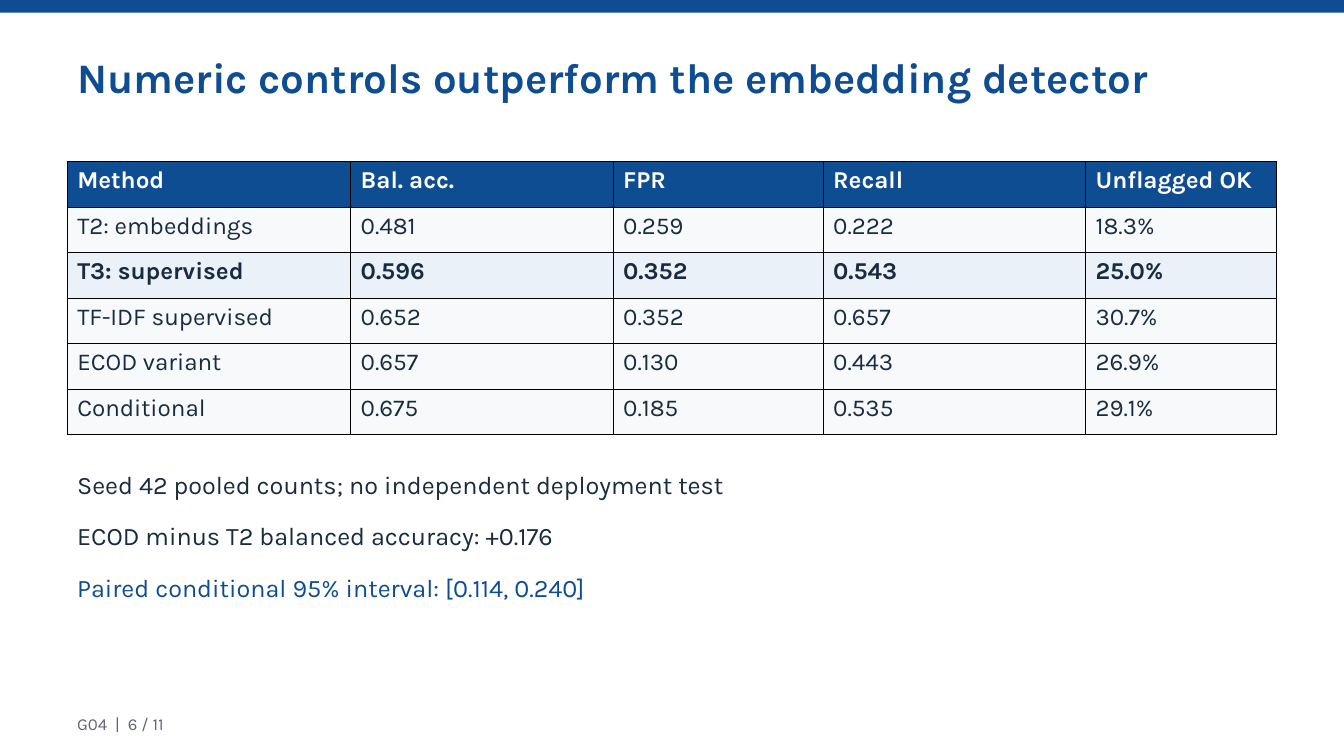
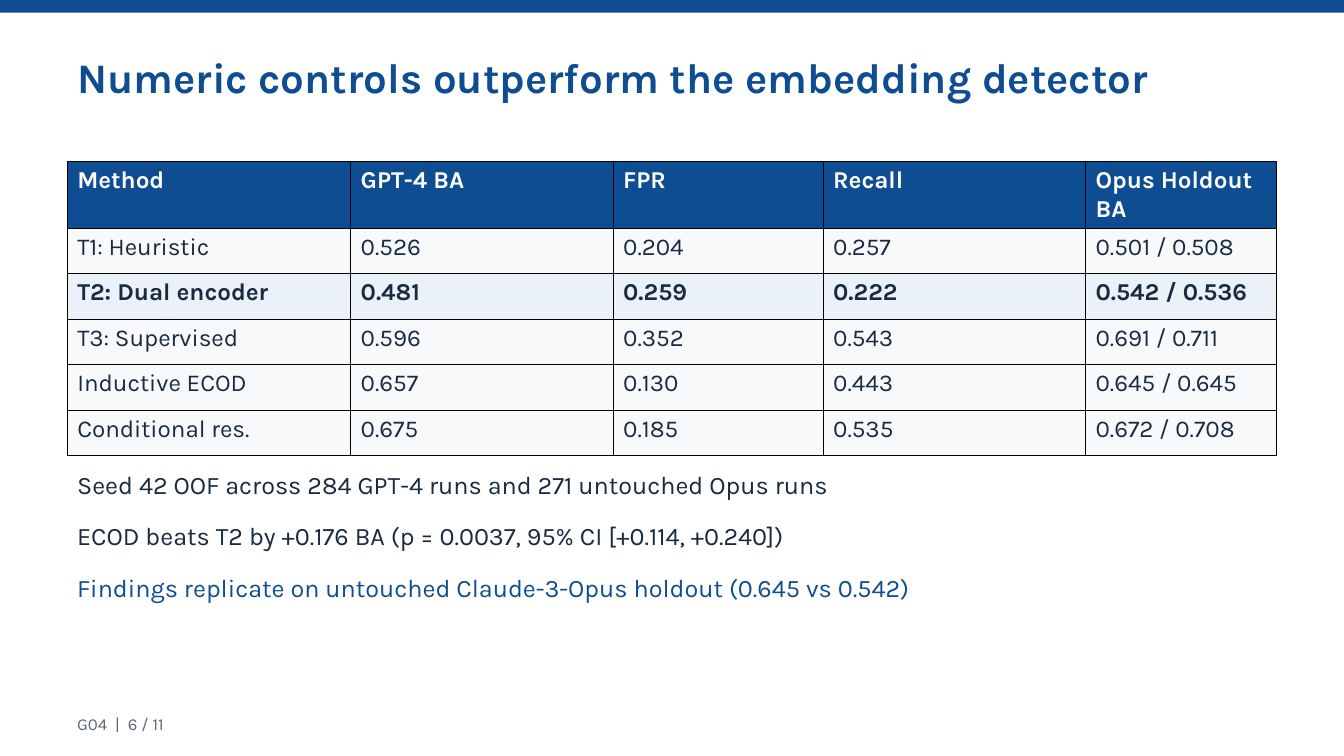
Before and after one commit to calculusfkyou/nycu-data-mining-assignment-2-115-1, a slide deck: slide 6 of HW2_G04_presentation.pptx. Drawn at 1344x756 pixels with LibreOffice and Linux fonts; fonts in the diff are those of the drawing. Boxes give left, top, right and bottom in pixels: in the first picture for what was removed or moved away, otherwise in the second. Text is boxed around its words. In the diff, an @@ line names an element or a change of style, - is before the commit and + after.

Commit message:
feat(v2): add claude3opus confirmatory holdout, mechanistic variance/cost ablations, and 6-page D1-D6 report

```diff
--- a/HW2_G04_presentation.pptx
+++ b/HW2_G04_presentation.pptx
@@ table at (68,161,1276,442) @@
-row 1, column 2: Bal. acc.
+row 1, column 2: GPT-4 BA
-row 1, column 5: Unflagged OK
+row 1, column 5: Opus Holdout BA
-row 2: T2: embeddings | 0.481 | 0.259 | 0.222 | 18.3%
+row 2: T1: Heuristic | 0.526 | 0.204 | 0.257 | 0.501 / 0.508
-row 3: T3: supervised | 0.596 | 0.352 | 0.543 | 25.0%
+row 3: T2: Dual encoder | 0.481 | 0.259 | 0.222 | 0.542 / 0.536
-row 4: TF-IDF supervised | 0.652 | 0.352 | 0.657 | 30.7%
+row 4: T3: Supervised | 0.596 | 0.352 | 0.543 | 0.691 / 0.711
-row 5, column 1: ECOD variant
+row 5, column 1: Inductive ECOD
-row 5, column 5: 26.9%
+row 5, column 5: 0.645 / 0.645
-row 6, column 1: Conditional
+row 6, column 1: Conditional res.
-row 6, column 5: 29.1%
+row 6, column 5: 0.672 / 0.708
@@ text at (77,476,828,500): text changed @@
-Seed 42 pooled counts; no independent deployment test
+Seed 42 OOF across 284 GPT-4 runs and 271 untouched Opus runs
@@ text at (77,526,783,551): text changed @@
-ECOD minus T2 balanced accuracy: +0.176
+ECOD beats T2 by +0.176 BA (p = 0.0037, 95% CI [+0.114, +0.240])
@@ text at (77,579,909,603): text changed @@
-Paired conditional 95% interval: [0.114, 0.240]
+Findings replicate on untouched Claude-3-Opus holdout (0.645 vs 0.542)
```
Also in this commit, not shown: 8 other slides changed, 2 slides added, 2 slides removed, 50 other files.
